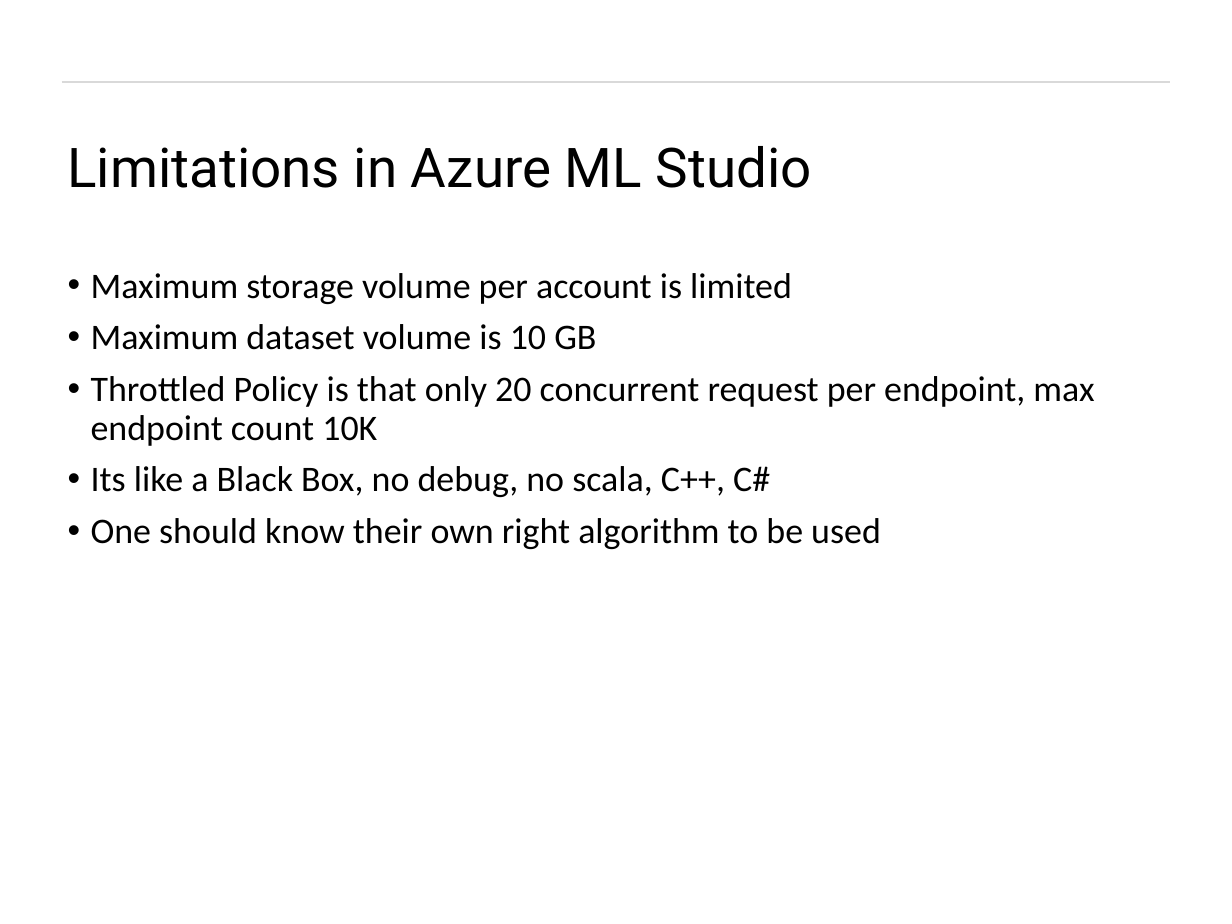
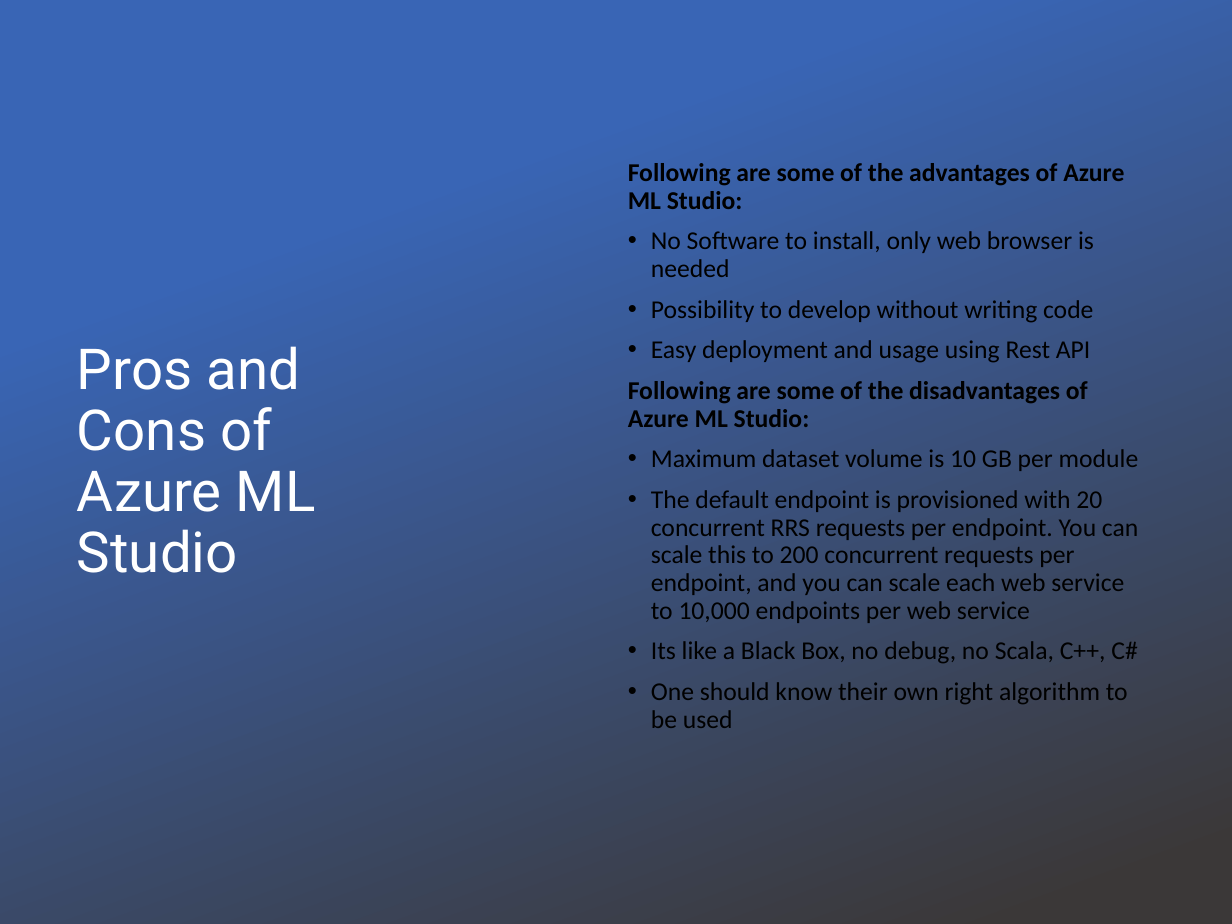
Before and after one commit to tiwari-abhi/ML_Projects, a slide deck: slide 9 of Presentation/Machine Learning As A Service.pptx. Drawn at 1232x924 pixels with LibreOffice and Linux fonts; fonts in the diff are those of the drawing; background and template pictures are left out. Boxes give left, top, right and bottom in pixels: in the first picture for what was removed or moved away, otherwise in the second. Text is boxed around its words. In the diff, an @@ line names an element or a change of style, - is before the commit and + after.

```diff
--- a/Presentation/Machine Learning As A Service.pptx
+++ b/Presentation/Machine Learning As A Service.pptx
@@ rectangle added at bbox=[0, 0, 1232, 924], fill gradient #3965B5 to #3B3838 @@
@@ text "Following are some of the ...": place and size @@
-text "Following are some of the ..." at bbox=[91, 273, 1094, 549]
+text "Following are some of the ..." at bbox=[628, 163, 1139, 728]
@@ text "Following are some of the ..." at bbox=[628, 163, 1139, 728]: vertical alignment top to middle @@
@@ text at bbox=[628, 163, 1139, 663]: text changed; size 21 to 15 pt @@
-• Maximum storage volume per account is limited
-• Maximum dataset volume is 10 GB
-• Throttled Policy is that only 20 concurrent request per endpoint, max endpoint count 10K
-• Its like a Black Box, no debug, no scala, C++, C#
+Following are some of the advantages of Azure ML Studio:
+• No Software to install, only web browser is needed
+• Possibility to develop without writing code
+• Easy deployment and usage using Rest API
+Following are some of the disadvantages of Azure ML Studio:
+• Maximum dataset volume is 10 GB per module
+• The default endpoint is provisioned with 20 concurrent RRS requests per endpoint. You can scale this to 200 concurrent requests per endpoint, and you can scale each web service to 10,000 endpoints per web service
+• Its like a Black Box, no debug, no Scala, C++, C#
@@ title at bbox=[77, 346, 316, 573]: text changed; size 32 to 33 pt; text colour #000000 to #FFFFFF @@
-Limitations in Azure ML Studio
+Pros and Cons of Azure ML Studio
@@ text at bbox=[651, 682, 1128, 728]: size 21 to 15 pt in "One should know their own right algorithm ..." @@
```
Also in this commit, not shown: 15 other slides changed, 14 other files.
